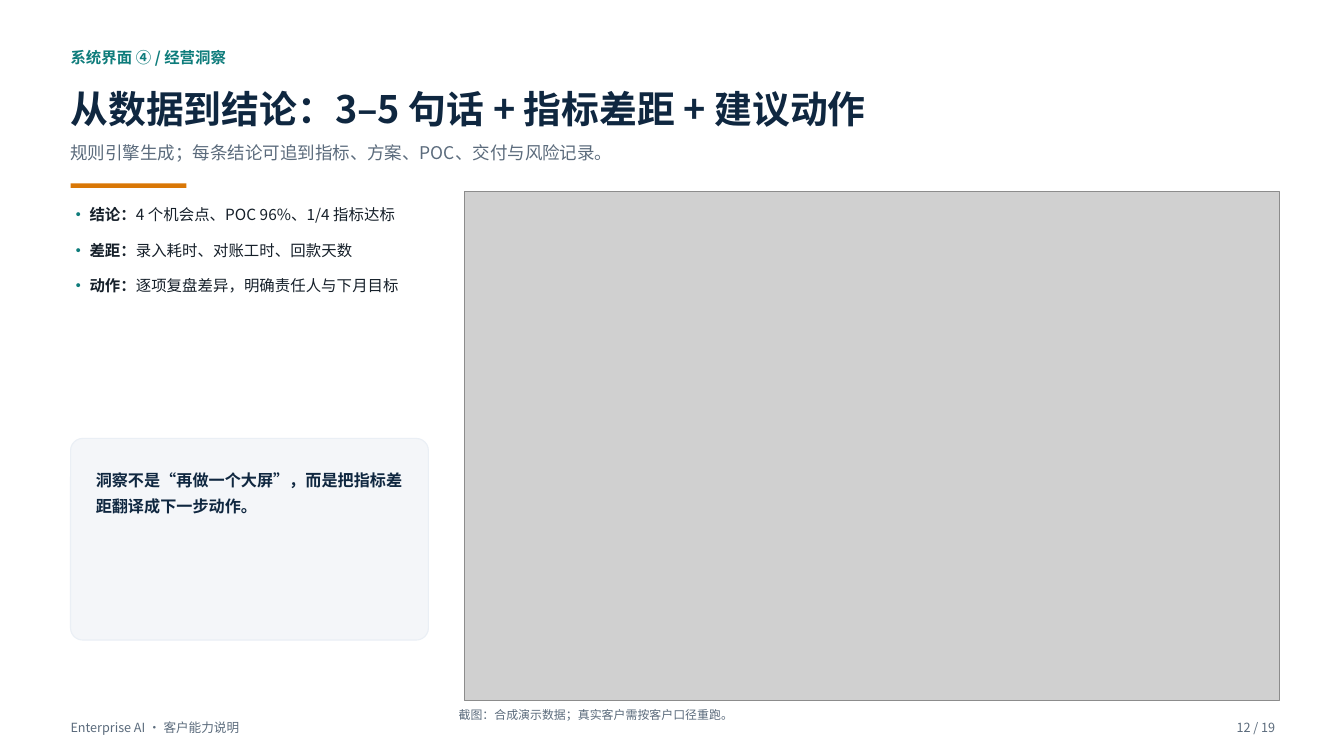
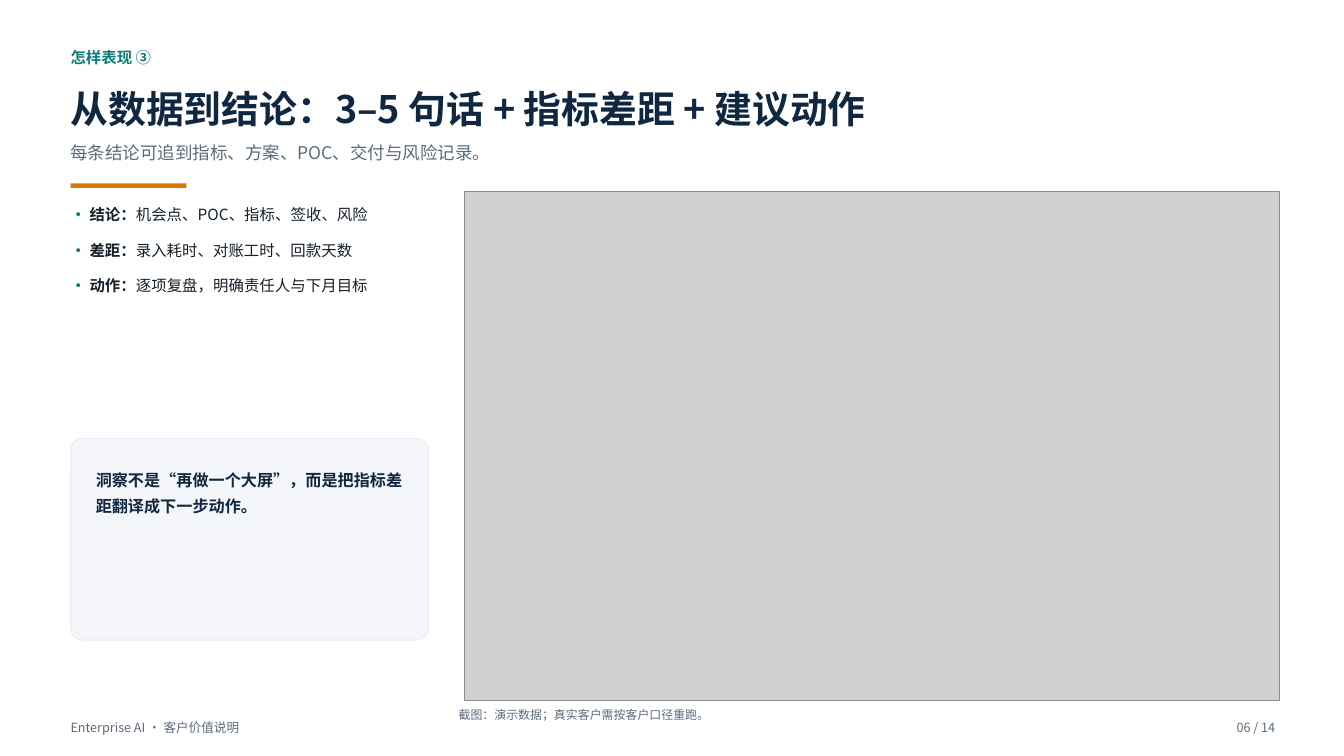
Before and after one commit to roma007/Enterprise-AI, a slide deck: slide 6 of 会客包/reports/客户老板版_系统能力介绍_2026-11-05.pptx (slide 12 before the commit). Drawn at 1344x756 pixels with LibreOffice and Linux fonts; fonts in the diff are those of the drawing; grey boxes stand for pictures. Boxes give left, top, right and bottom in pixels: in the first picture for what was removed or moved away, otherwise in the second. Text is boxed around its words. In the diff, an @@ line names an element or a change of style, - is before the commit and + after.

Commit message:
docs: 重做客户老板版 PPT，聚焦价值与落地

```diff
--- a/会客包/reports/客户老板版_系统能力介绍_2026-11-05.pptx
+++ b/会客包/reports/客户老板版_系统能力介绍_2026-11-05.pptx
@@ text at [71, 50, 151, 65]: text changed @@
-系统界面 ④ / 经营洞察
+怎样表现 ③
@@ text at [71, 144, 491, 161]: text changed @@
-规则引擎生成；每条结论可追到指标、方案、POC、交付与风险记录。
+每条结论可追到指标、方案、POC、交付与风险记录。
@@ text at [90, 207, 368, 222]: text changed @@
-• 结论：4 个机会点、POC 96%、1/4 指标达标
+• 结论：机会点、POC、指标、签收、风险
@@ text at [90, 278, 368, 293]: text changed @@
-• 动作：逐项复盘差异，明确责任人与下月目标
+• 动作：逐项复盘，明确责任人与下月目标
@@ text at [459, 709, 709, 721]: text changed @@
-截图：合成演示数据；真实客户需按客户口径重跑。
+截图：演示数据；真实客户需按客户口径重跑。
@@ text at [71, 721, 240, 735]: text changed @@
-Enterprise AI · 客户能力说明
+Enterprise AI · 客户价值说明
@@ text at [1237, 722, 1275, 732]: text changed @@
-12 / 19
+06 / 14
```
Also in this commit, not shown: 11 other slides changed, 2 slides added, 7 slides removed, 2 other files.
